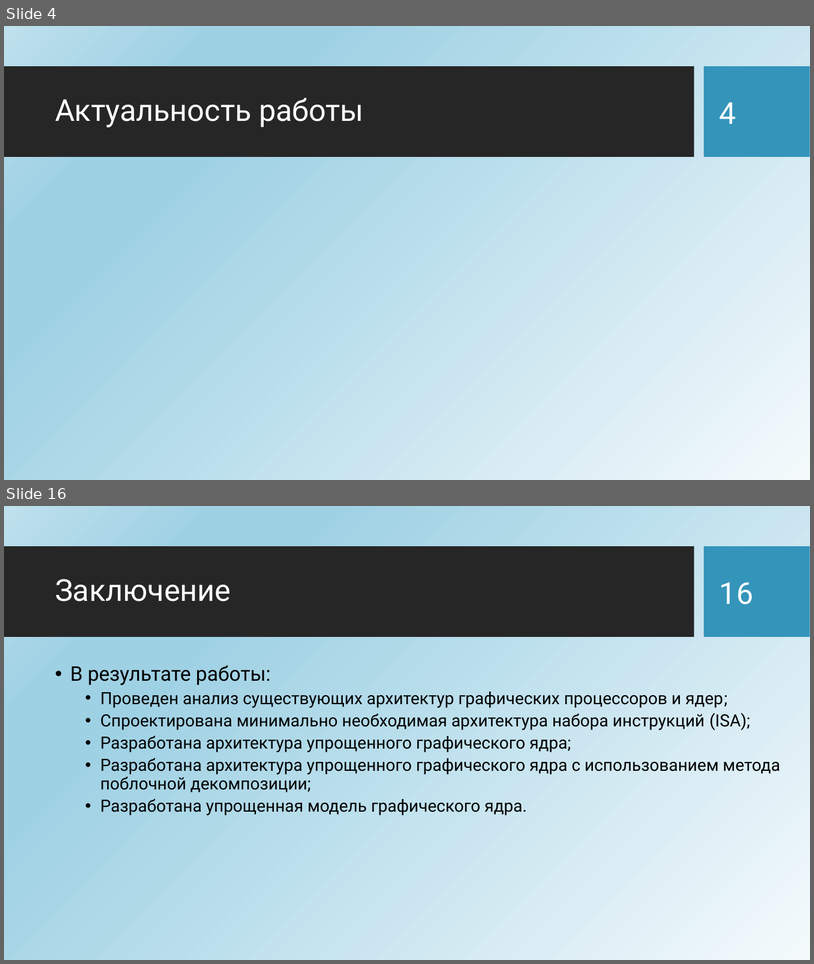
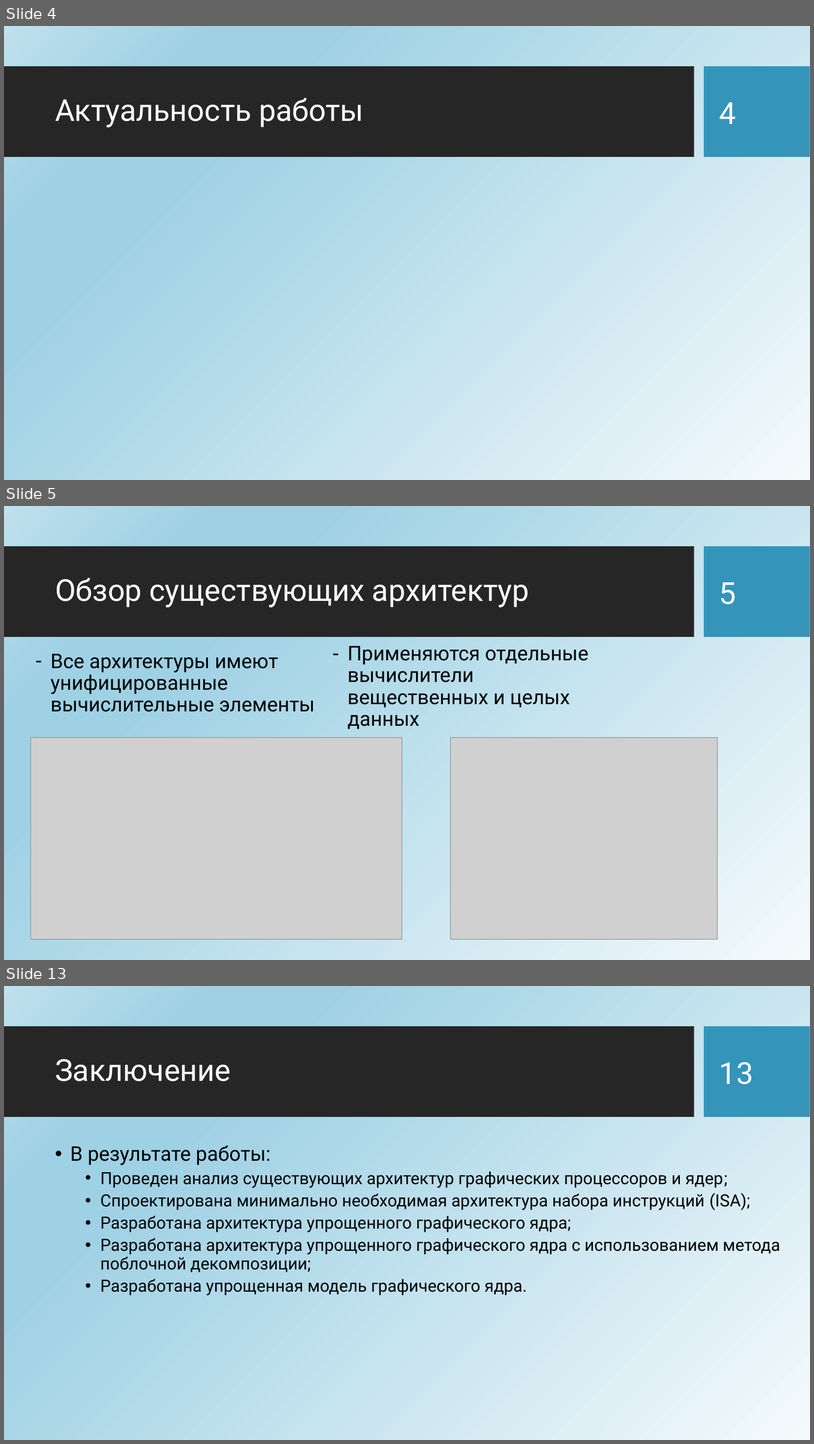
Before and after one commit to HaMeNopeDiot/hardware_gpu, a slide deck: docs/starukhin_dissertation/magister_pres.pptx. Shown one above the other, each under a label of ours: slides 4 and 16 before the commit, slides 4, 5 and 13 after it; the slides between them are not shown. The pictures are 814x964 and 814x1444 pixels, drawn with LibreOffice and Linux fonts; fonts in the diff are those of the drawing; grey boxes stand for pictures; background and template pictures are left out. Boxes give left, top, right and bottom in pixels: in the first picture for what was removed or moved away, otherwise in the second. Text is boxed around its words. In the diff, an @@ line names an element or a change of style, - is before the commit and + after.

```diff
--- a/docs/starukhin_dissertation/magister_pres.pptx
+++ b/docs/starukhin_dissertation/magister_pres.pptx
@@ slide 5 added at (x1=4, y1=506, x2=810, y2=960), background picture (left out); not listed: 2 template elements that a slide beside it also shows @@
@@ title added at (x1=55, y1=577, x2=530, y2=607), 36 pt, text #FFFFFF @@
+Обзор существующих архитектур
@@ page number added at (x1=720, y1=582, x2=737, y2=604), 36 pt, text #FFFFFF @@
+5
@@ text added at (x1=348, y1=646, x2=589, y2=729), 24 pt, text #000000 @@
+– Применяются отдельные вычислители вещественных и целых данных
@@ text added at (x1=51, y1=654, x2=315, y2=712), 24 pt, text #000000 @@
+– Все архитектуры имеют унифицированные вычислительные элементы
@@ picture added at (x1=31, y1=737, x2=402, y2=939) @@
@@ picture added at (x1=450, y1=737, x2=717, y2=939) @@
@@ what was slide 16 is now slide 13 @@
@@ page number at (x1=720, y1=1062, x2=754, y2=1084): text changed @@
-16
+13
```
Also in this commit, not shown: 1 slide changed, 7 other slides added, 11 slides removed.
